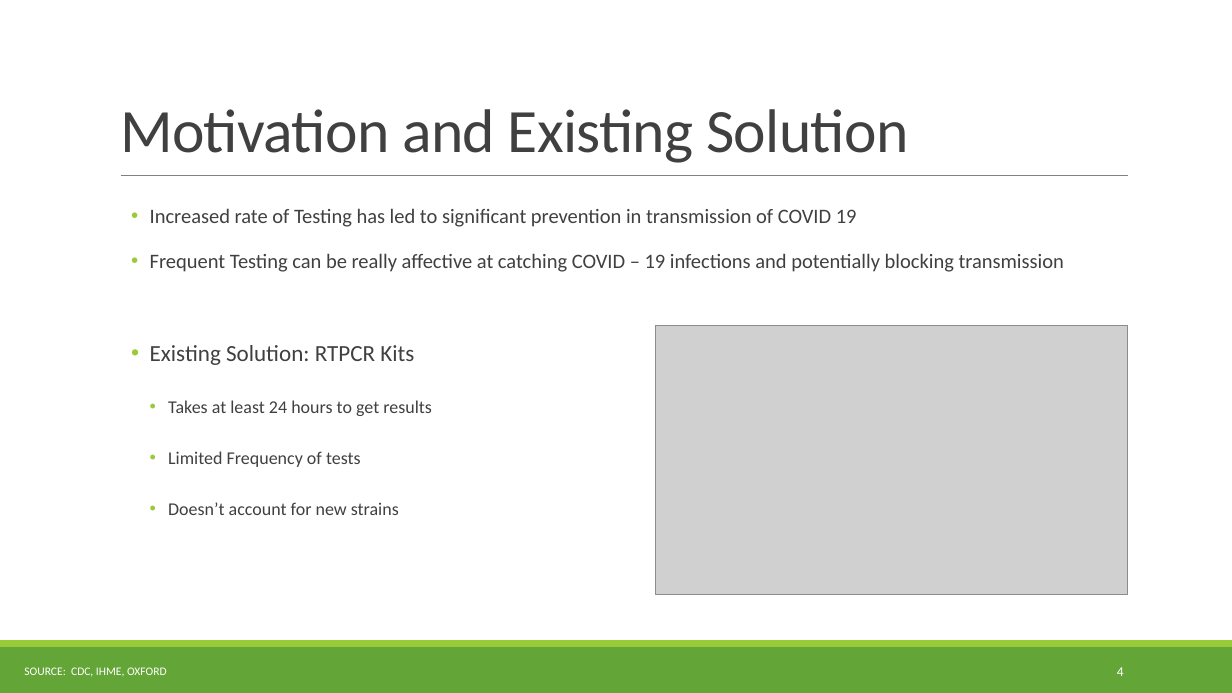
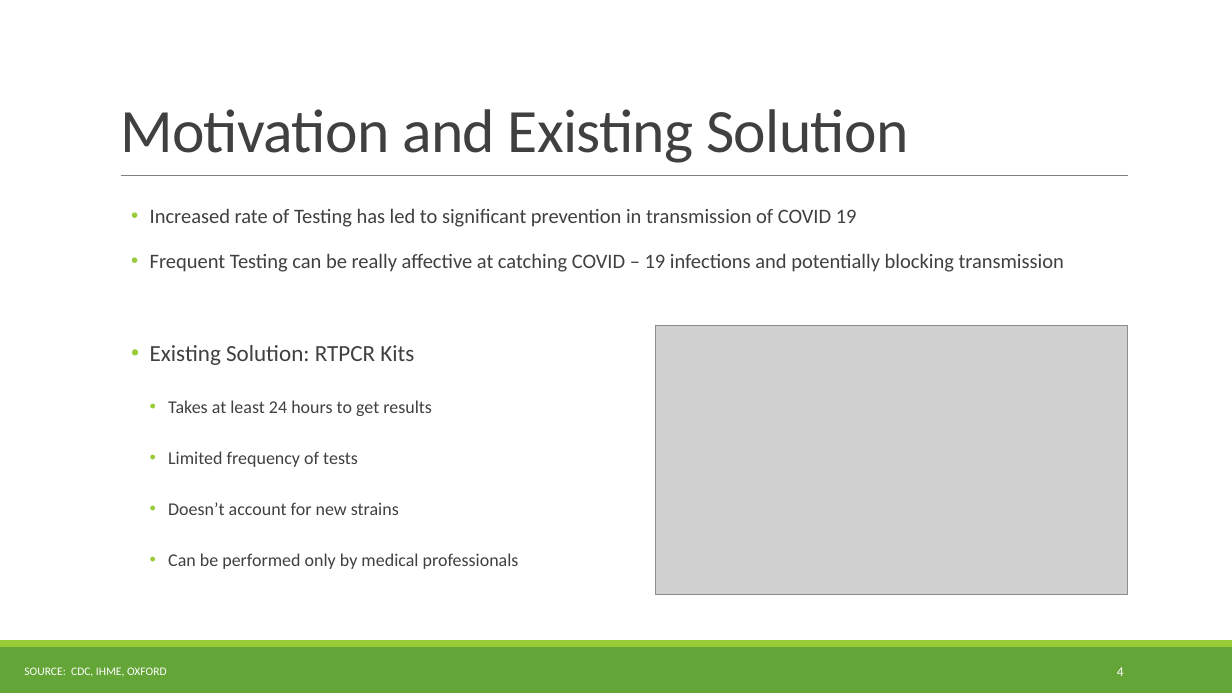
Before and after one commit to HimanshuKGP007/COV_Project, a slide deck: slide 4 of BTP_Files/PPT/BTP Presentation.pptx. Drawn at 1232x693 pixels with LibreOffice and Linux fonts; fonts in the diff are those of the drawing; grey boxes stand for pictures. Boxes give left, top, right and bottom in pixels: in the first picture for what was removed or moved away, otherwise in the second. Text is boxed around its words. In the diff, an @@ line names an element or a change of style, - is before the commit and + after.

Commit message:
BTP Presentation

```diff
--- a/BTP_Files/PPT/BTP Presentation.pptx
+++ b/BTP_Files/PPT/BTP Presentation.pptx
@@ text at box(168, 451, 358, 467): text changed @@
-    • Limited Frequency of tests
+    • Limited frequency of tests
@@ text at box(168, 553, 519, 569): paragraph added @@
+    • Can be performed only by medical professionals
```
Also in this commit, not shown: 1 other slide changed, 11 slides added, 3 slides removed, 2 other files.
